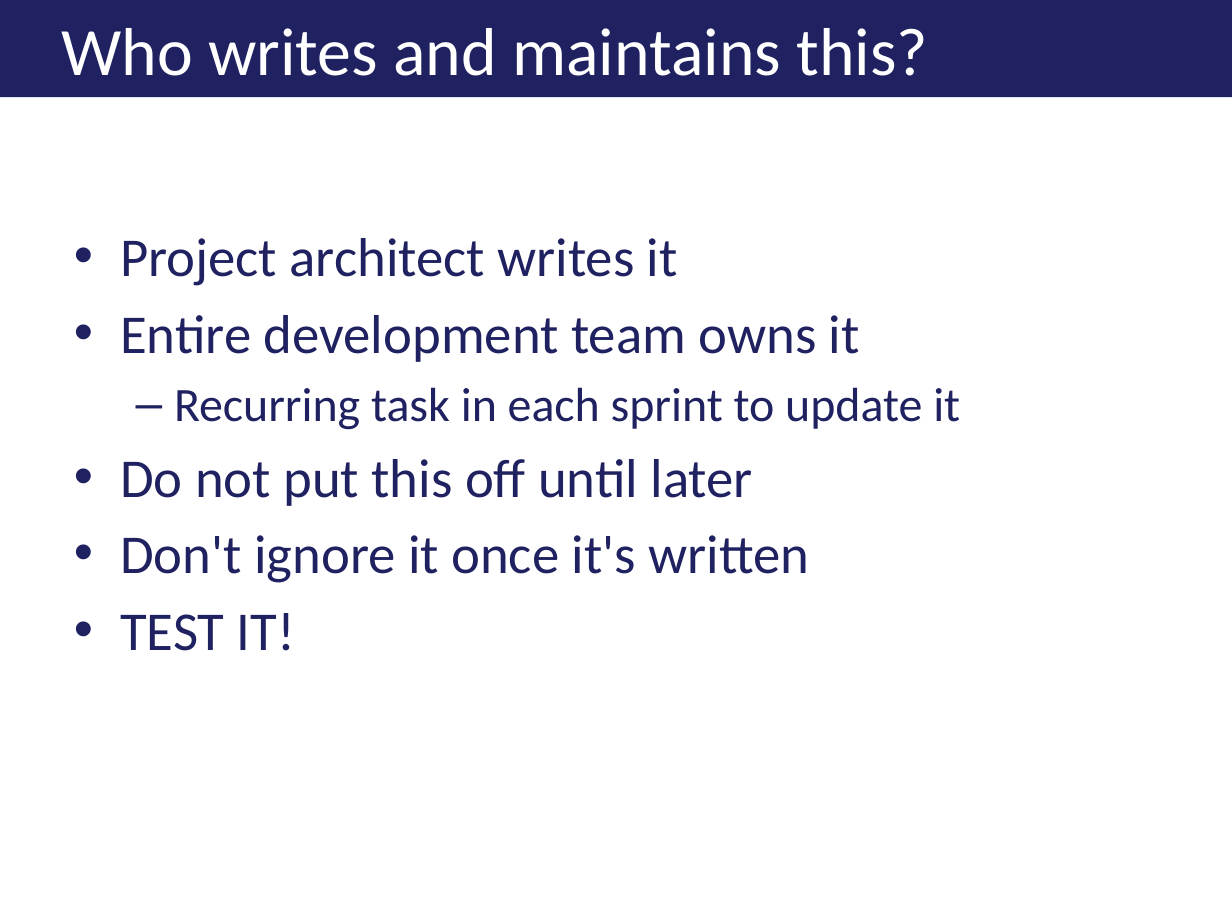
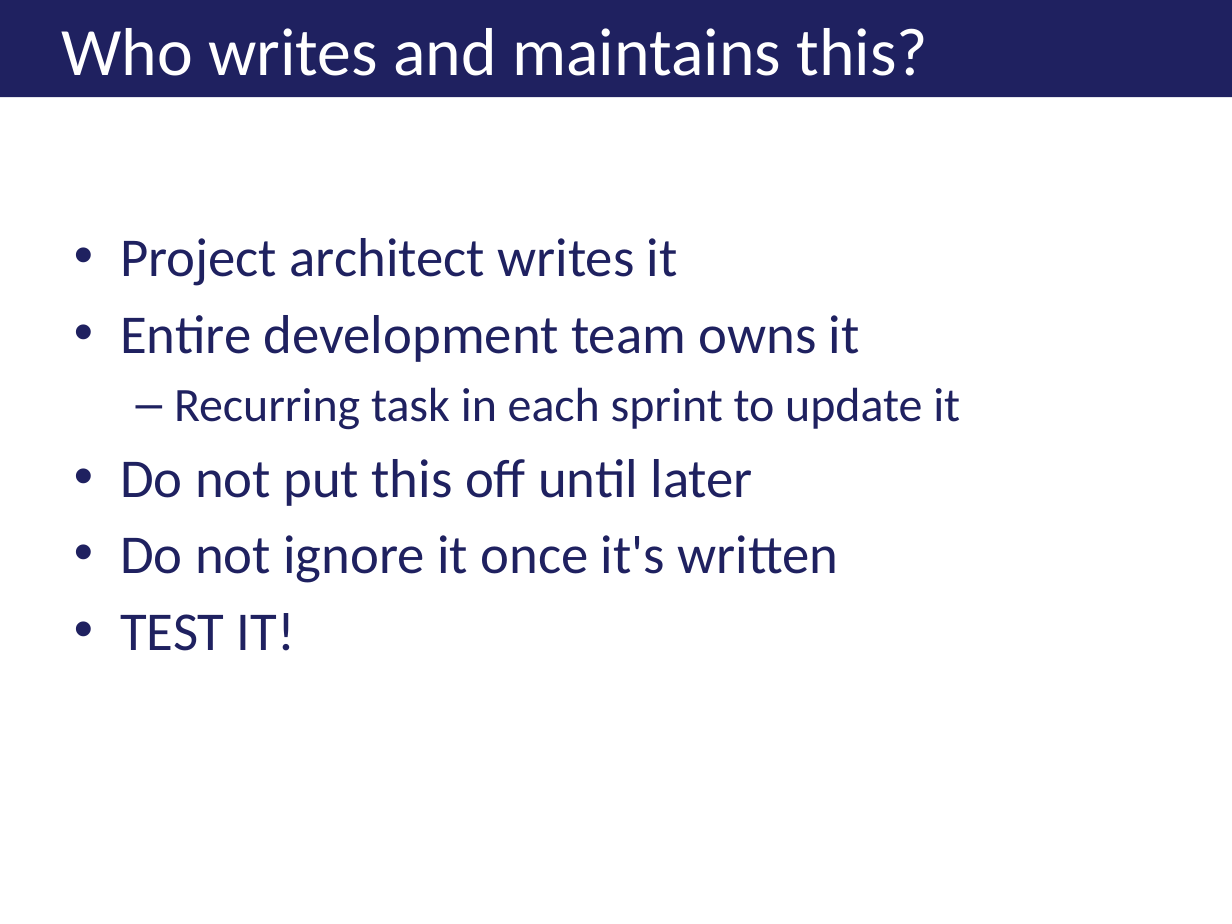
Before and after one commit to jkwuc89/Presentations, a slide deck: slide 12 of Effectively Documenting your Development Project.pptx. Drawn at 1232x924 pixels with LibreOffice and Linux fonts; fonts in the diff are those of the drawing; background and template pictures are left out. Boxes give left, top, right and bottom in pixels: in the first picture for what was removed or moved away, otherwise in the second. Text is boxed around its words. In the diff, an @@ line names an element or a change of style, - is before the commit and + after.

```diff
--- a/Effectively Documenting your Development Project.pptx
+++ b/Effectively Documenting your Development Project.pptx
@@ text at [120, 535, 839, 583]: text changed @@
-• Don't ignore it once it's written
+• Do not ignore it once it's written
```
Also in this commit, not shown: 6 other slides changed.
